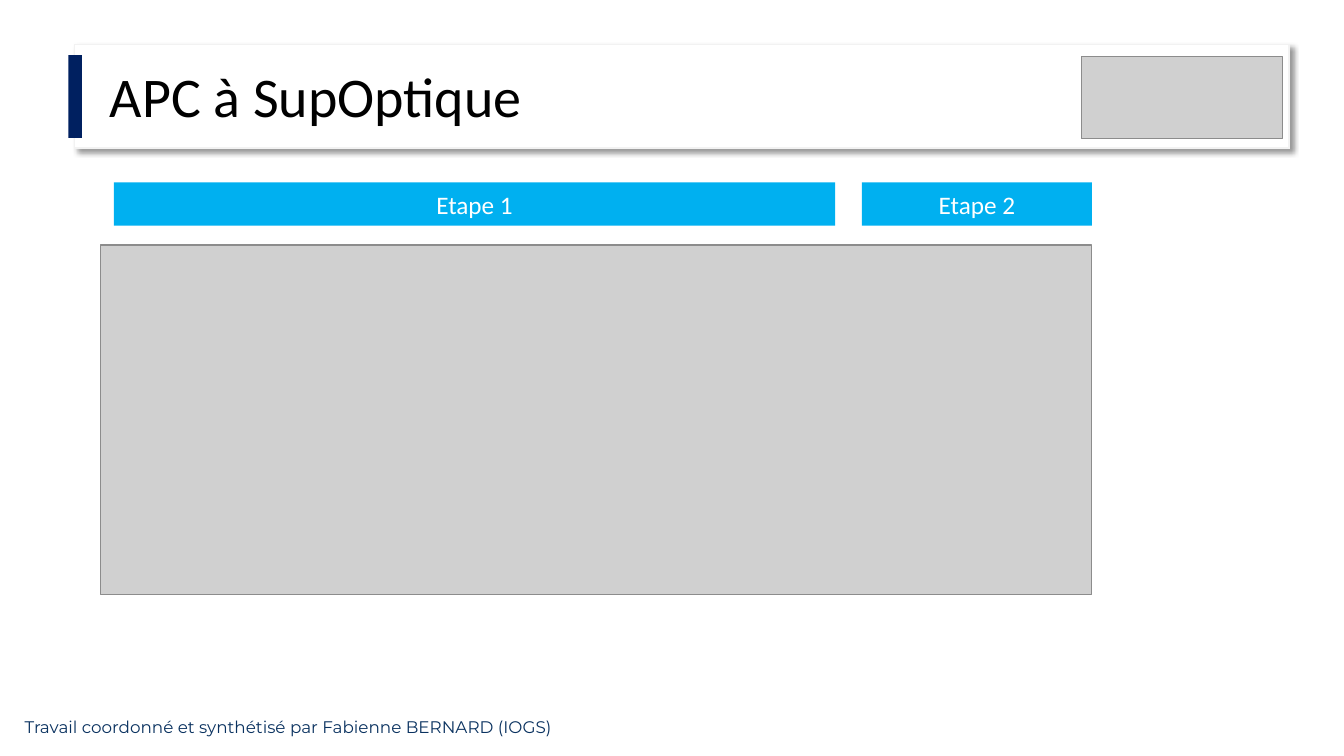
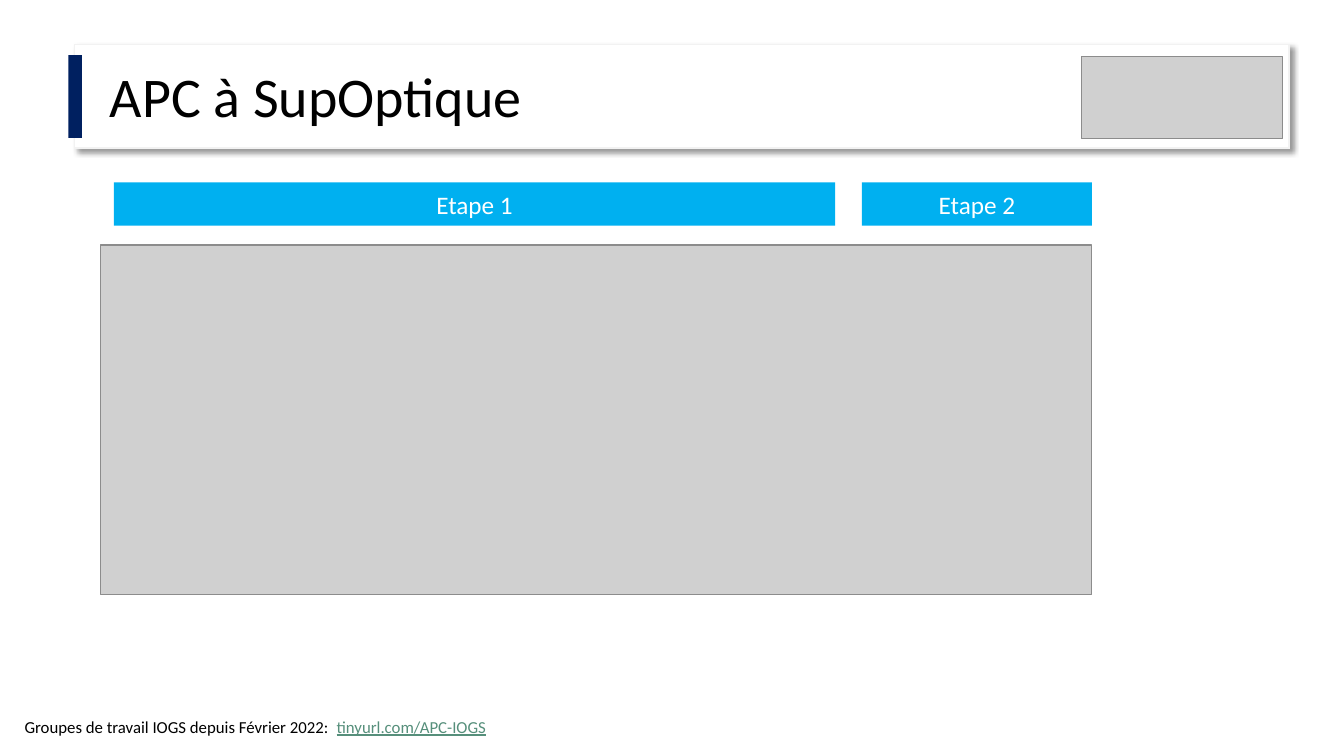
Before and after one commit to IOGS-Digital-Methods/semester-6, a slide deck: slide 5 of InterfacageNumerique/APC/S6_IntNum_APC.pptx. Drawn at 1344x756 pixels with LibreOffice and Linux fonts; fonts in the diff are those of the drawing; grey boxes stand for pictures. Boxes give left, top, right and bottom in pixels: in the first picture for what was removed or moved away, otherwise in the second. Text is boxed around its words. In the diff, an @@ line names an element or a change of style, - is before the commit and + after.

```diff
--- a/InterfacageNumerique/APC/S6_IntNum_APC.pptx
+++ b/InterfacageNumerique/APC/S6_IntNum_APC.pptx
@@ text at [25, 721, 486, 736]: text changed; font Montserrat to Calibri; text colour #0A3260 to #000000 @@
-Travail coordonné et synthétisé par Fabienne BERNARD (IOGS)
+Groupes de travail IOGS depuis Février 2022: tinyurl.com/APC-IOGS
```
Also in this commit, not shown: 5 other slides changed, 5 slides added, 2 other files.
